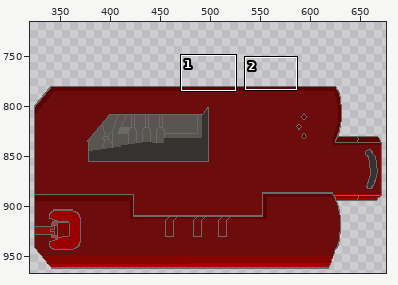
A pixel-art file gets an edit: Assets/room/front_part_down.aseprite. Above: a wide view before the commit, with the close-up outlined.
Close-up. First the earlier version:
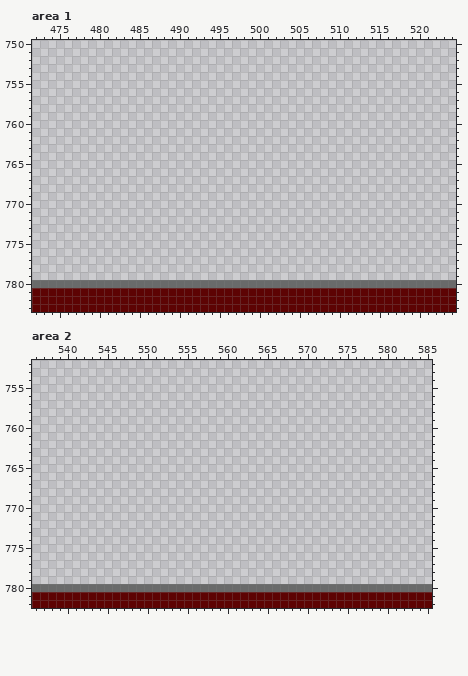
1000x1000 pixels, 1 frame. Shown: area 1: x 472..524, y 750..783; area 2: x 536..585, y 752..782. The wide view leaves out empty margins. The commit also changed other parts of the picture, which this record leaves out.
Now the later version:
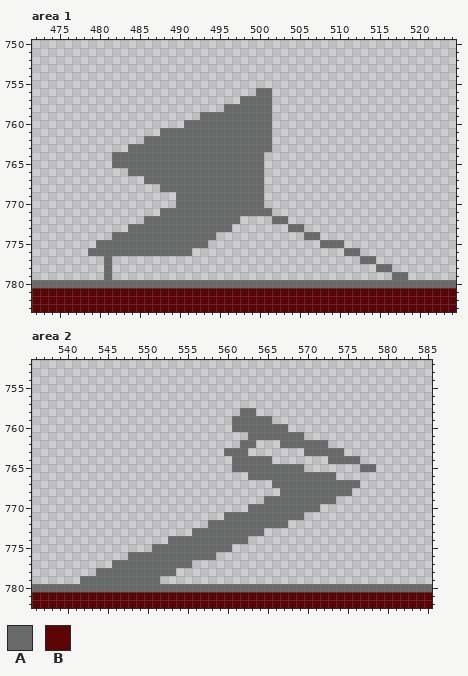
Palette (. is transparent): A #696a6a  B #5d0303
Changes in this commit:
Area 1:
Colour A is added in row 756 at x 500 to 501; in row 757 at x 498 to 501; in row 758 at x 496 to 501; in row 759 at x 493 to 501; in row 760 at x 491 to 501; in row 761 at x 488 to 501.
Colour A is added in row 762 at x 486 to 501; in row 763 at x 484 to 501; in rows 764 to 765 at x 482 to 500; in row 766 at x 484 to 500; in row 767 at x 486 to 500; in row 768 at x 488 to 500.
Colour A is added in rows 769 to 770 at x 490 to 500; in row 771 at x 488 to 501; in row 772 at x 486 to 497 and 502 to 503; in row 773 at x 484 to 496 and 504 to 505; in row 774 at x 482 to 494 and 506 to 507; in row 775 at x 480 to 493 and 508 to 510.
Colour A is added in row 776 at x 479 to 491 and 511 to 512; in row 777 at x 481 and 513 to 514; in row 778 at x 481 and 515 to 516; in row 779 at x 481 and 517 to 518.
Area 2:
Colour A is added in row 758 at x 562 to 563; in row 759 at x 561 to 565; in row 760 at x 561 to 567; in row 761 at x 563 to 569; in row 762 at x 562 to 563 and 567 to 572; in row 763 at x 560 to 562 and 570 to 574.
Colour A is added in row 764 at x 561 to 565 and 573 to 576; in row 765 at x 561 to 569 and 577 to 578; in row 766 at x 563 to 573; in row 767 at x 566 to 576; in row 768 at x 567 to 575; in row 769 at x 565 to 573.
Colour A is added in row 770 at x 563 to 571; in row 771 at x 560 to 569; in row 772 at x 558 to 567; in row 773 at x 556 to 564; in row 774 at x 553 to 562; in row 775 at x 551 to 560.
Colour A is added in row 776 at x 548 to 558; in row 777 at x 546 to 555; in row 778 at x 544 to 553; in row 779 at x 542 to 551.
Changed places in both close-ups, as pixel boxes (x1, y1, x2, y2):
added: (88, 88, 408, 280)
added: (80, 408, 376, 584)
